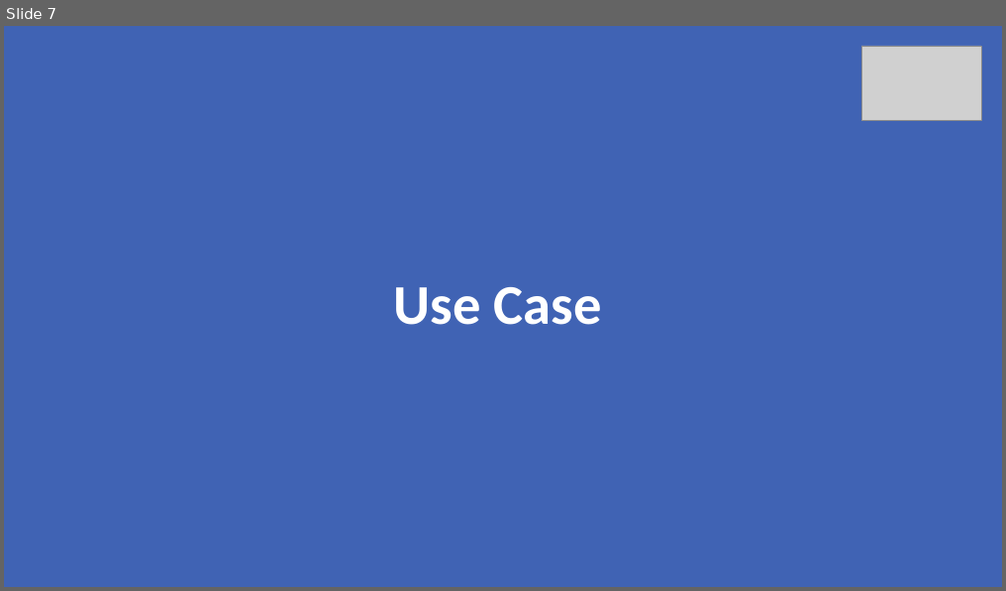
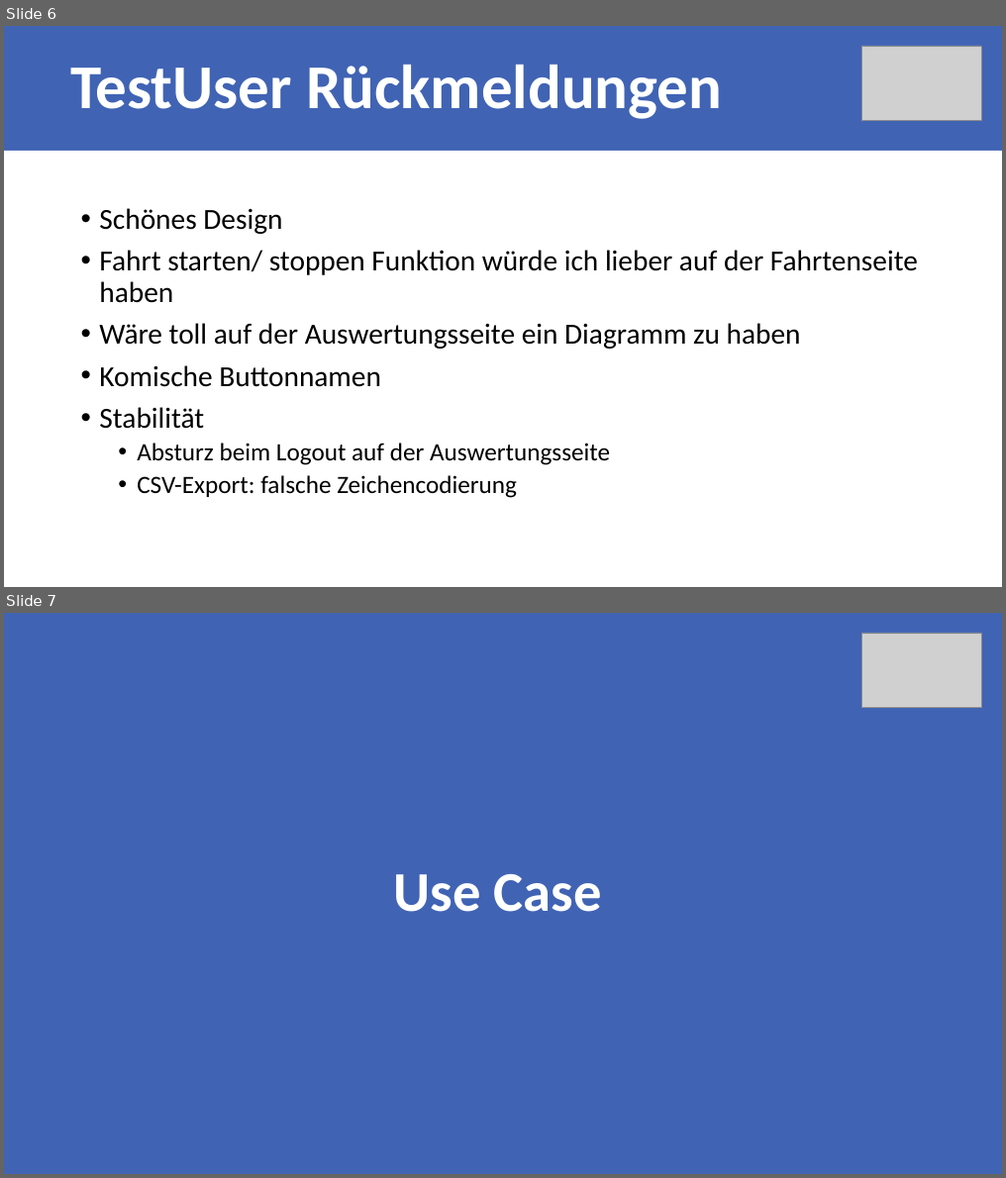
Before and after one commit to Rinc11/FOS, a slide deck: documents/00_Sitzungen/Milestone_4/Meilenstein4.pptx. Shown one above the other, each under a label of ours: slide 7 before the commit, slides 6 and 7 after it. The pictures are 1006x591 and 1006x1178 pixels, drawn with LibreOffice and Linux fonts; fonts in the diff are those of the drawing; grey boxes stand for pictures. Boxes give left, top, right and bottom in pixels: in the first picture for what was removed or moved away, otherwise in the second. Text is boxed around its words. In the diff, an @@ line names an element or a change of style, - is before the commit and + after.

```diff
--- a/documents/00_Sitzungen/Milestone_4/Meilenstein4.pptx
+++ b/documents/00_Sitzungen/Milestone_4/Meilenstein4.pptx
@@ slide 6 added at (x1=4, y1=26, x2=1002, y2=587), background #4063B4 @@
@@ picture added at (x1=862, y1=46, x2=982, y2=120) @@
@@ text added at (x1=70, y1=65, x2=722, y2=119), 60 pt, text #FFFFFF, bold @@
+TestUser Rückmeldungen
@@ rectangle added at (x1=4, y1=151, x2=1002, y2=587), fill #FFFFFF @@
@@ text added at (x1=99, y1=208, x2=918, y2=498), 28 pt, text #000000 @@
+• Schönes Design
+• Fahrt starten/ stoppen Funktion würde ich lieber auf der Fahrtenseite haben
+• Wäre toll auf der Auswertungsseite ein Diagramm zu haben
+• Komische Buttonnamen
+• Stabilität
+  • Absturz beim Logout auf der Auswertungsseite
+  • CSV-Export: falsche Zeichencodierung
```
Also in this commit, not shown: 5 slides changed, 1 other slide added, 2 slides removed.
